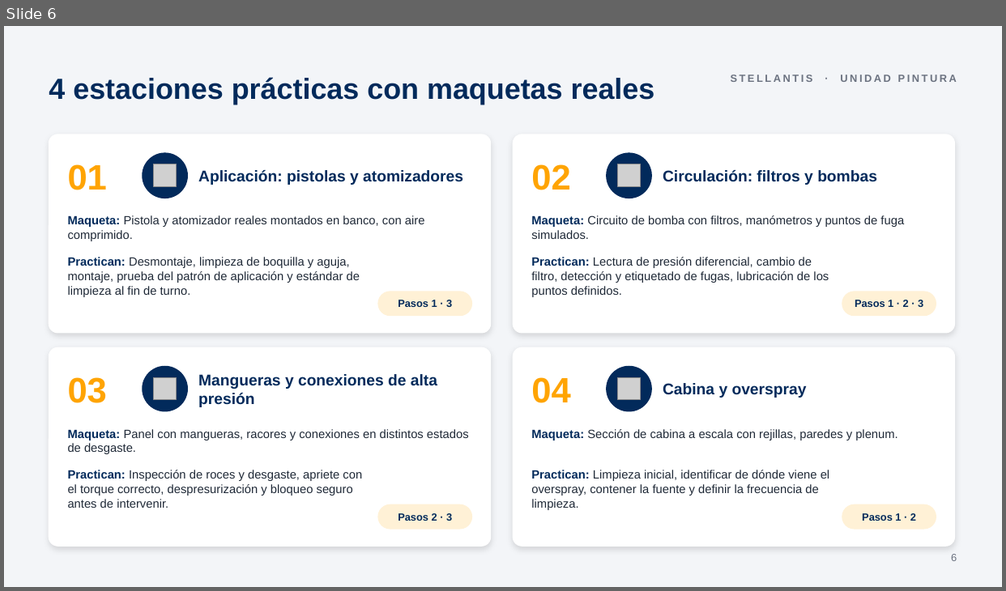
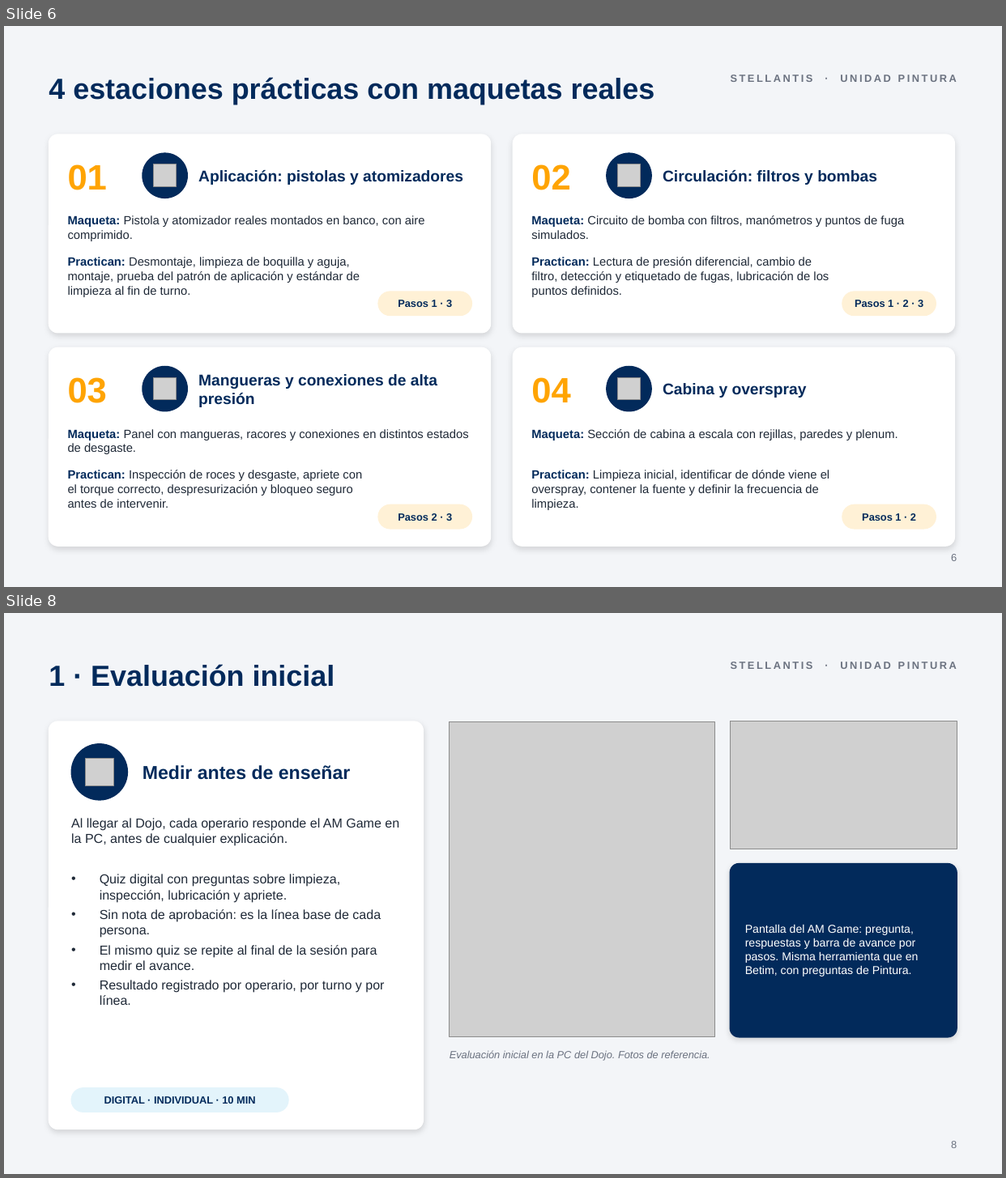
Before and after one commit to julianhonorato07-sys/trazabilidad-cronos, a slide deck: docs/Dojo_AM_Unidad_Pintura.pptx. Shown one above the other, each under a label of ours: slide 6 before the commit, slides 6 and 8 after it; the slides between them are not shown. The pictures are 1006x591 and 1006x1178 pixels, drawn with LibreOffice and Linux fonts; fonts in the diff are those of the drawing; grey boxes stand for pictures. Boxes give left, top, right and bottom in pixels: in the first picture for what was removed or moved away, otherwise in the second. Text is boxed around its words. In the diff, an @@ line names an element or a change of style, - is before the commit and + after.

```diff
--- a/docs/Dojo_AM_Unidad_Pintura.pptx
+++ b/docs/Dojo_AM_Unidad_Pintura.pptx
@@ slide 8 added at box(4, 613, 1002, 1174), background #F3F5F8 @@
@@ text added at box(49, 664, 335, 687), 28 pt, text #022A5B, bold @@
+1 · Evaluación inicial
@@ text added at box(731, 662, 957, 669), 10 pt, text #6B7280, bold @@
+STELLANTIS · UNIDAD PINTURA
@@ rounded rectangle added at box(49, 722, 424, 1130), fill #FFFFFF, outline #FFFFFF 1 pt @@
@@ picture added at box(450, 722, 715, 1037) @@
@@ picture added at box(731, 722, 957, 849) @@
@@ ellipse added at box(71, 744, 127, 800), fill #022A5B, outline #022A5B 1 pt @@
@@ picture added at box(86, 758, 114, 786) @@
@@ text added at box(143, 765, 351, 780), 18 pt, text #022A5B, bold @@
+Medir antes de enseñar
@@ text added at box(71, 818, 399, 846), 12.5 pt, text #1F2937 @@
+Al llegar al Dojo, cada operario responde el AM Game en la PC, antes de cualquier explicación.
@@ text added at box(100, 874, 384, 1005), 12.5 pt, text #1F2937 @@
+• Quiz digital con preguntas sobre limpieza, inspección, lubricación y apriete.
+• Sin nota de aprobación: es la línea base de cada persona.
+• El mismo quiz se repite al final de la sesión para medir el avance.
+• Resultado registrado por operario, por turno y por línea.
@@ rounded rectangle added at box(731, 864, 957, 1037), fill #022A5B, outline #022A5B 1 pt @@
@@ text added at box(745, 924, 918, 977), 11 pt, text #FFFFFF @@
+Pantalla del AM Game: pregunta, respuestas y barra de avance por pasos. Misma herramienta que en Betim, con preguntas de Pintura.
@@ text added at box(450, 1050, 710, 1061), 10 pt, text #6B7280, italic @@
+Evaluación inicial en la PC del Dojo. Fotos de referencia.
@@ rounded rectangle added at box(71, 1088, 288, 1112), fill #E3F4FB, outline #E3F4FB 1 pt @@
@@ text added at box(104, 1097, 255, 1104), 10 pt, text #022A5B, bold @@
+DIGITAL · INDIVIDUAL · 10 MIN
@@ text added at box(951, 1141, 957, 1148), 10 pt, text #6B7280 @@
+8
```
Also in this commit, not shown: 3 slides changed, 3 other slides added, 6 slides removed.
